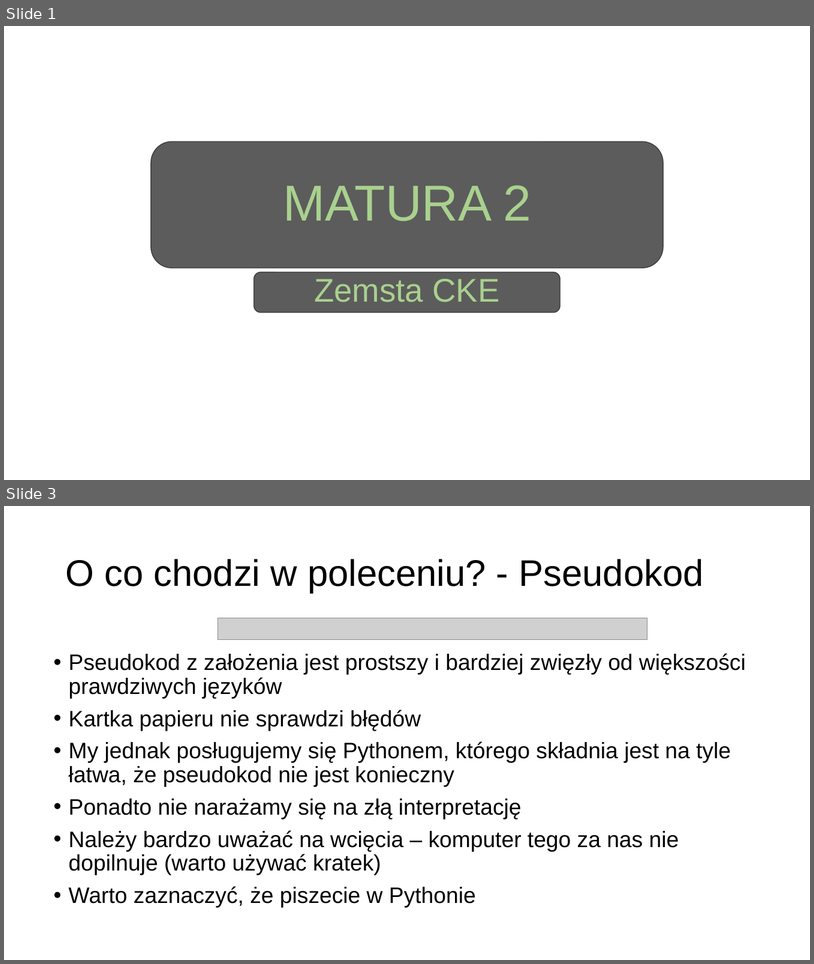
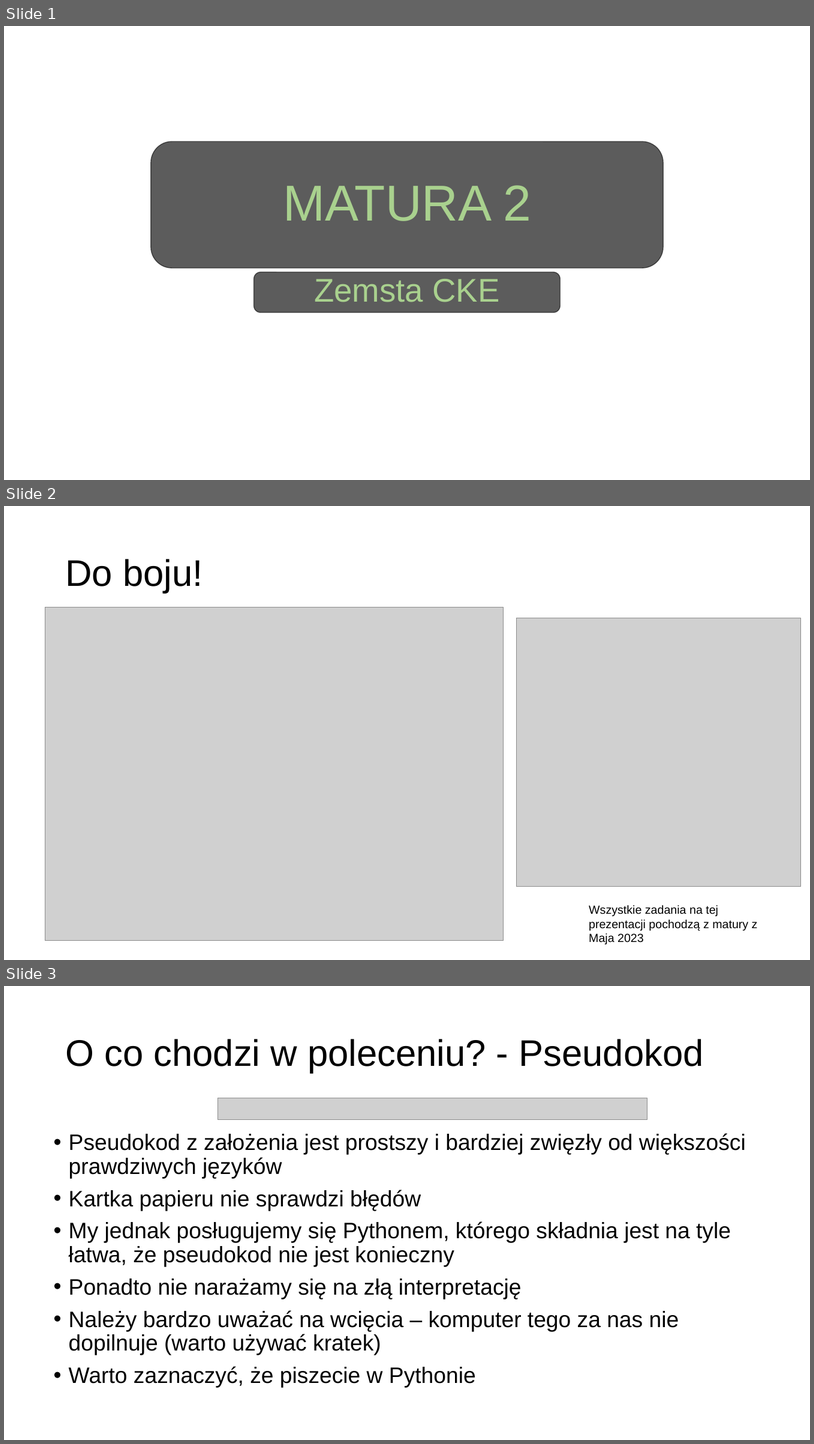
Before and after one commit to MikoStoro/ETI_Academy_Matura, a slide deck: prezentacje/Prezentacja2.pptx. Shown one above the other, each under a label of ours: slides 1 and 3 before the commit, slides 1, 2 and 3 after it; the slides between them are not shown. The pictures are 814x964 and 814x1444 pixels, drawn with LibreOffice and Linux fonts; fonts in the diff are those of the drawing; grey boxes stand for pictures; background and template pictures are left out. Boxes give left, top, right and bottom in pixels: in the first picture for what was removed or moved away, otherwise in the second. Text is boxed around its words. In the diff, an @@ line names an element or a change of style, - is before the commit and + after.

```diff
--- a/prezentacje/Prezentacja2.pptx
+++ b/prezentacje/Prezentacja2.pptx
@@ slide 2 added at (x1=4, y1=506, x2=810, y2=960), background picture (left out) @@
@@ title added at (x1=65, y1=559, x2=203, y2=593), 44 pt, text #000000 @@
+Do boju!
@@ picture added at (x1=45, y1=607, x2=504, y2=940) @@
@@ picture added at (x1=517, y1=618, x2=801, y2=886) @@
@@ text added at (x1=589, y1=904, x2=758, y2=944), 14 pt, text #000000 @@
+Wszystkie zadania na tej prezentacji pochodzą z matury z Maja 2023
```
Also in this commit, not shown: 2 slides changed, 13 other slides added, 3 slides removed, 4 other files.
